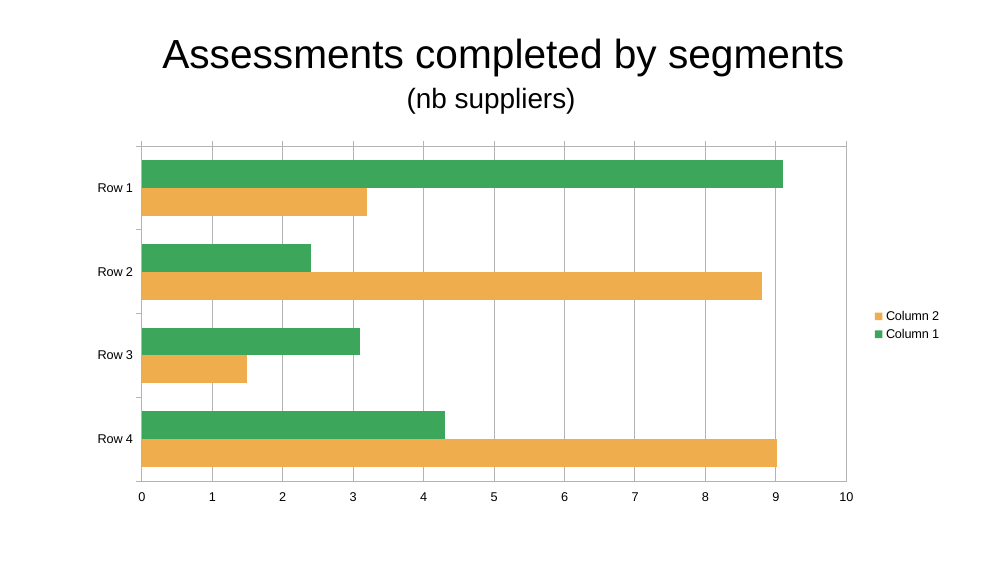
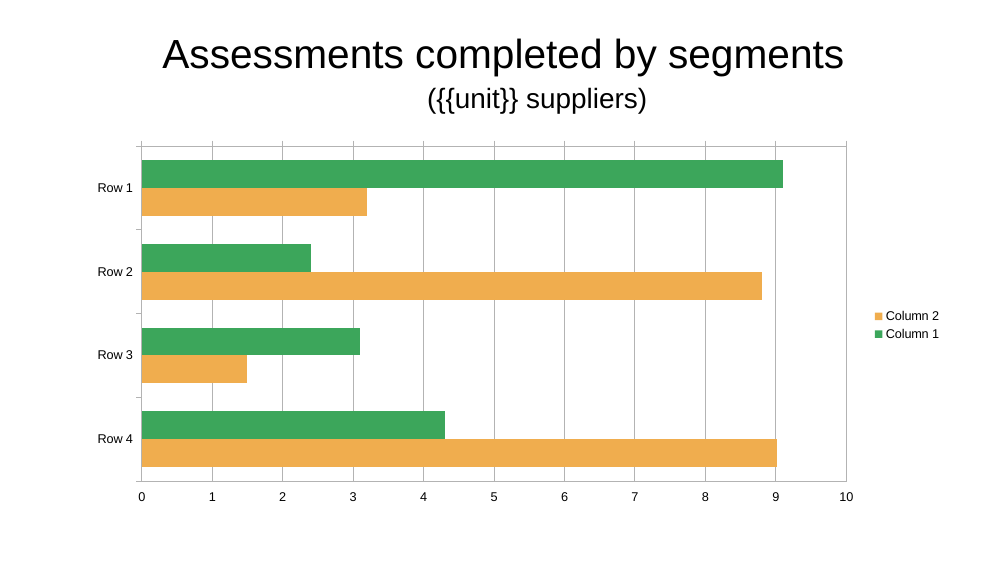
Before and after one commit to djaodjin/djaopsp, a slide deck: slide 1 of djaopsp/sustainability/templates/app/reporting/by-segments.pptx. Drawn at 1008x567 pixels with LibreOffice and Linux fonts; fonts in the diff are those of the drawing. Boxes give left, top, right and bottom in pixels: in the first picture for what was removed or moved away, otherwise in the second. Text is boxed around its words. In the diff, an @@ line names an element or a change of style, - is before the commit and + after.

Commit message:
fixes pptx download of insight charts

```diff
--- a/djaopsp/sustainability/templates/app/reporting/by-segments.pptx
+++ b/djaopsp/sustainability/templates/app/reporting/by-segments.pptx
@@ text at box(427, 87, 647, 113): text changed @@
-(nb suppliers)
+({{unit}} suppliers)
@@ bar chart at box(80, 139, 951, 512) @@
@@ category axis changed @@
```
Also in this commit, not shown: 12 other files.
